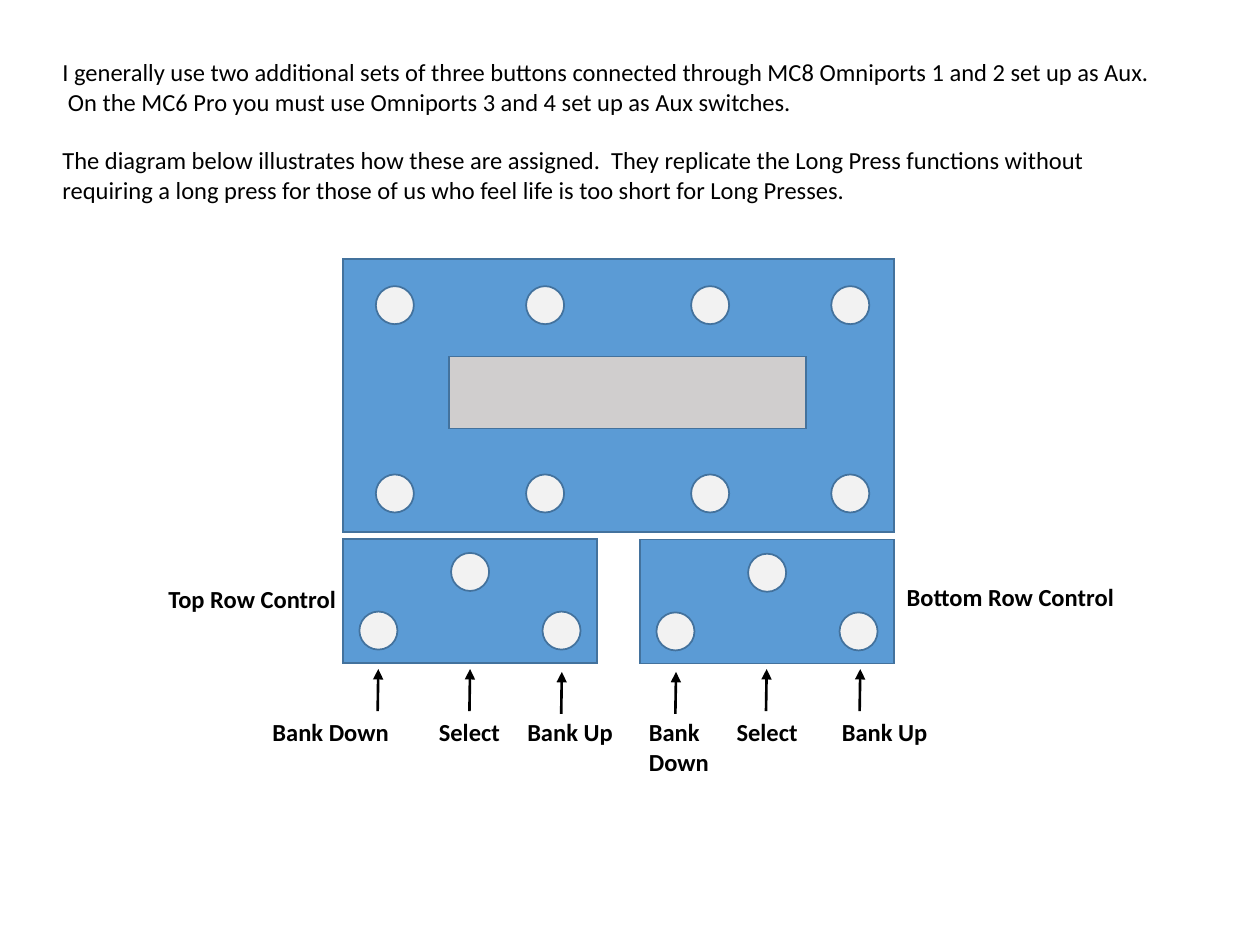
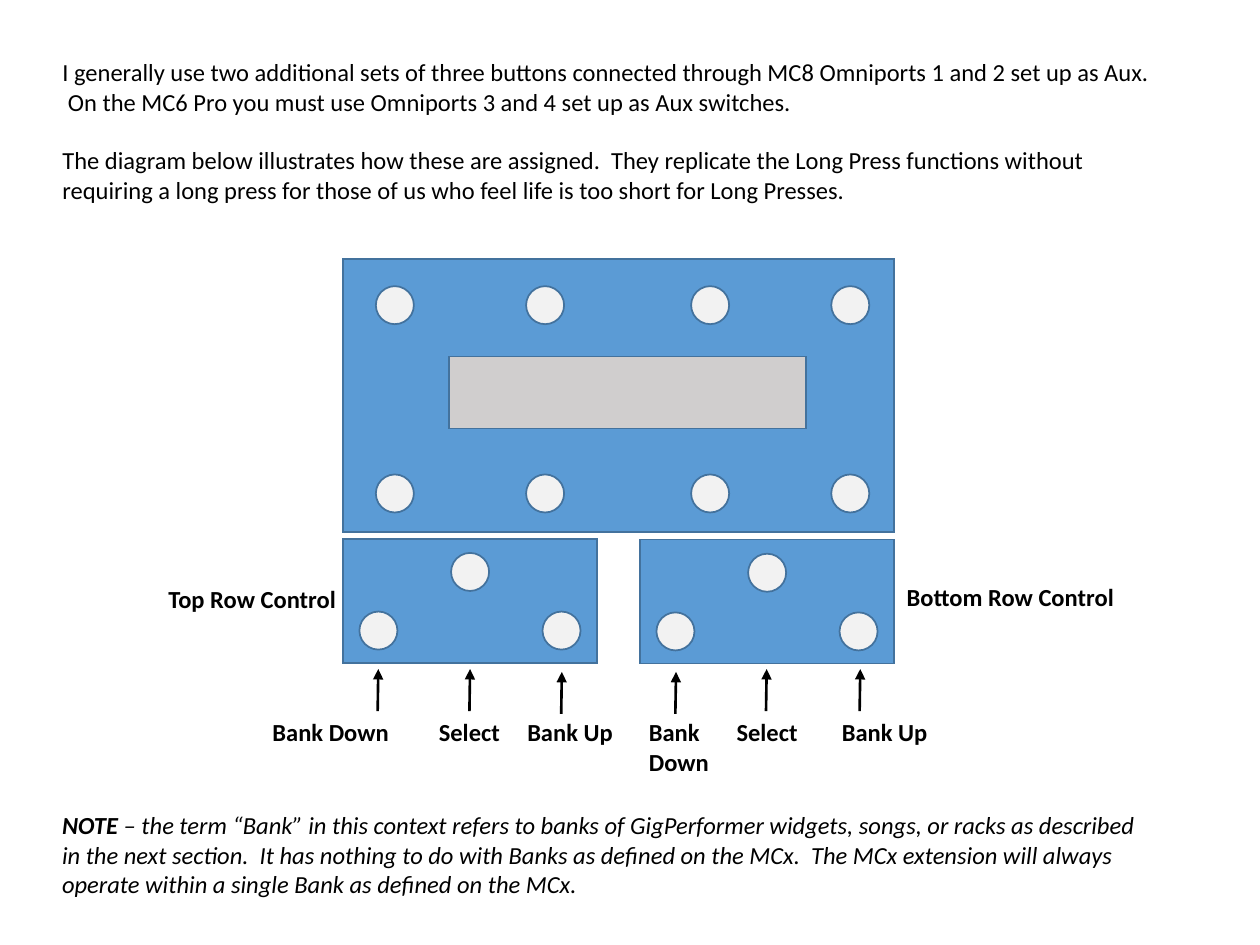
Before and after one commit to WidnerM/GP-MC8, a slide deck: slide 5 of MC8.pptx. Drawn at 1260x945 pixels with LibreOffice and Linux fonts; fonts in the diff are those of the drawing. Boxes give left, top, right and bottom in pixels: in the first picture for what was removed or moved away, otherwise in the second. Text is boxed around its words. In the diff, an @@ line names an element or a change of style, - is before the commit and + after.

```diff
--- a/MC8.pptx
+++ b/MC8.pptx
@@ text added at <box>62,816,1134,898</box>, 14 pt, text #000000, italic @@
+NOTE – the term “Bank” in this context refers to banks of GigPerformer widgets, songs, or racks as described in the next section. It has nothing to do with Banks as defined on the MCx. The MCx extension will always operate within a single Bank as defined on the MCx.
```
Also in this commit, not shown: 5 other slides changed, 2 slides added, 2 other files.
